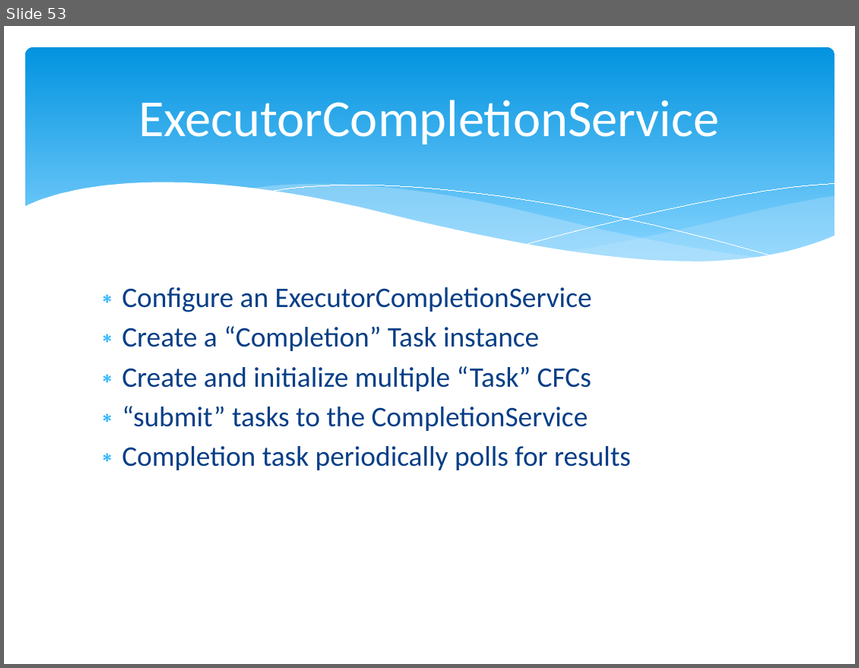
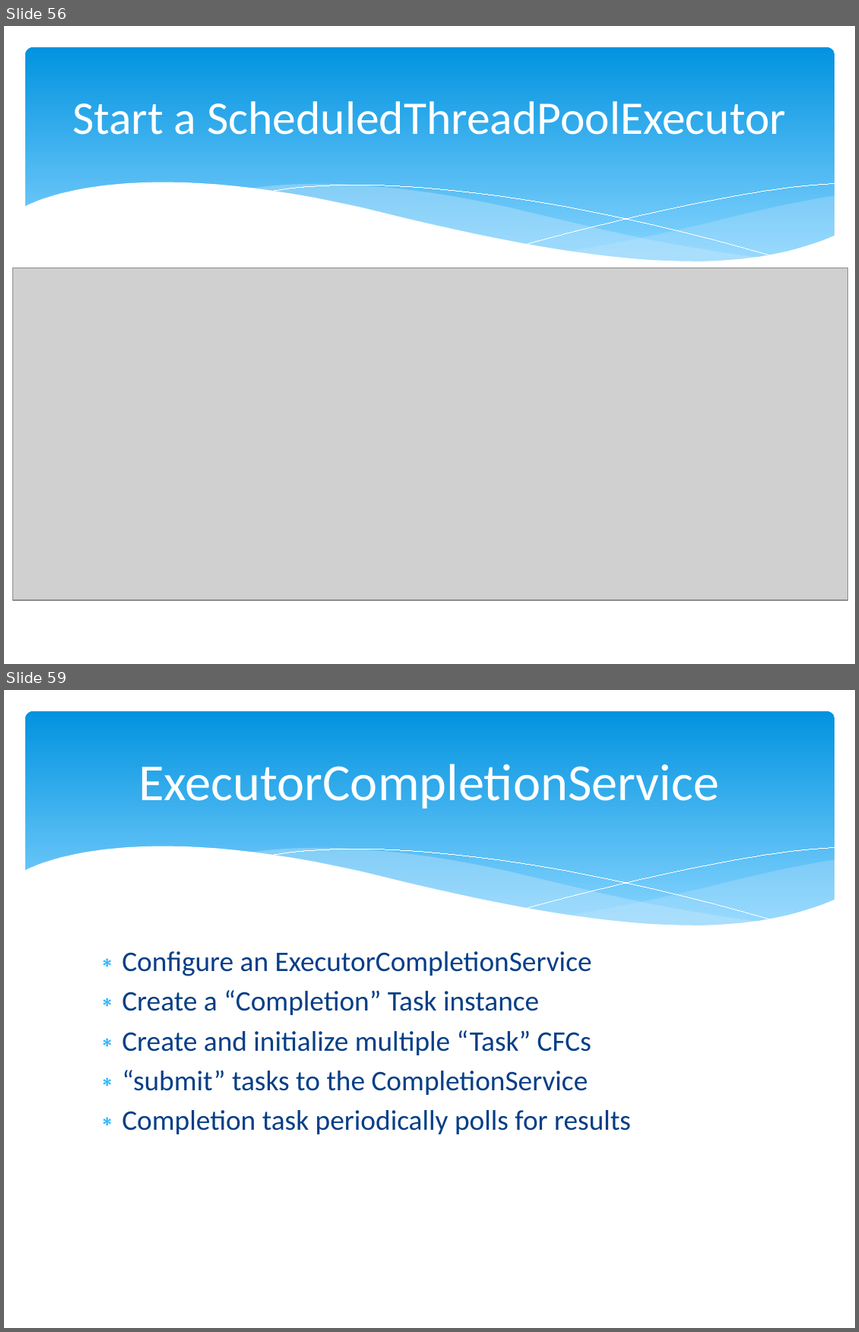
Before and after one commit to marcesher/mxunit-cfmeetups, a slide deck: CFObjective_2012_Concurrency/preso/concurrency_zen.pptx. Shown one above the other, each under a label of ours: slide 53 before the commit, slides 56 and 59 after it; the slides between them are not shown. The pictures are 859x668 and 859x1332 pixels, drawn with LibreOffice and Linux fonts; fonts in the diff are those of the drawing; grey boxes stand for pictures. Boxes give left, top, right and bottom in pixels: in the first picture for what was removed or moved away, otherwise in the second. Text is boxed around its words. In the diff, an @@ line names an element or a change of style, - is before the commit and + after.

```diff
--- a/CFObjective_2012_Concurrency/preso/concurrency_zen.pptx
+++ b/CFObjective_2012_Concurrency/preso/concurrency_zen.pptx
@@ slide 56 added at [4,26,855,664], background #FFFFFF; not listed: 6 template elements that a slide beside it also shows @@
@@ title added at [72,101,786,135], 39.6 pt, text #FFFFFF @@
+Start a ScheduledThreadPoolExecutor
@@ picture added at [12,268,848,601] @@
@@ what was slide 53 is now slide 59 @@
```
Also in this commit, not shown: 1 slide changed, 5 other slides added.
